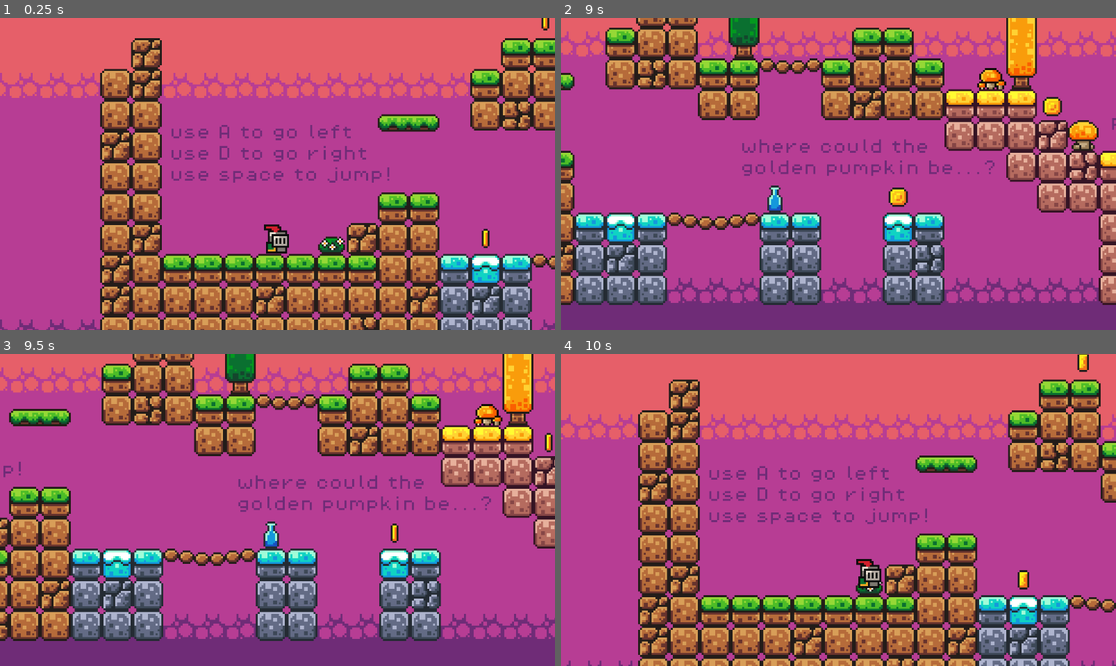
Above: before the commit, frames 1-4 (two rows, left to right).
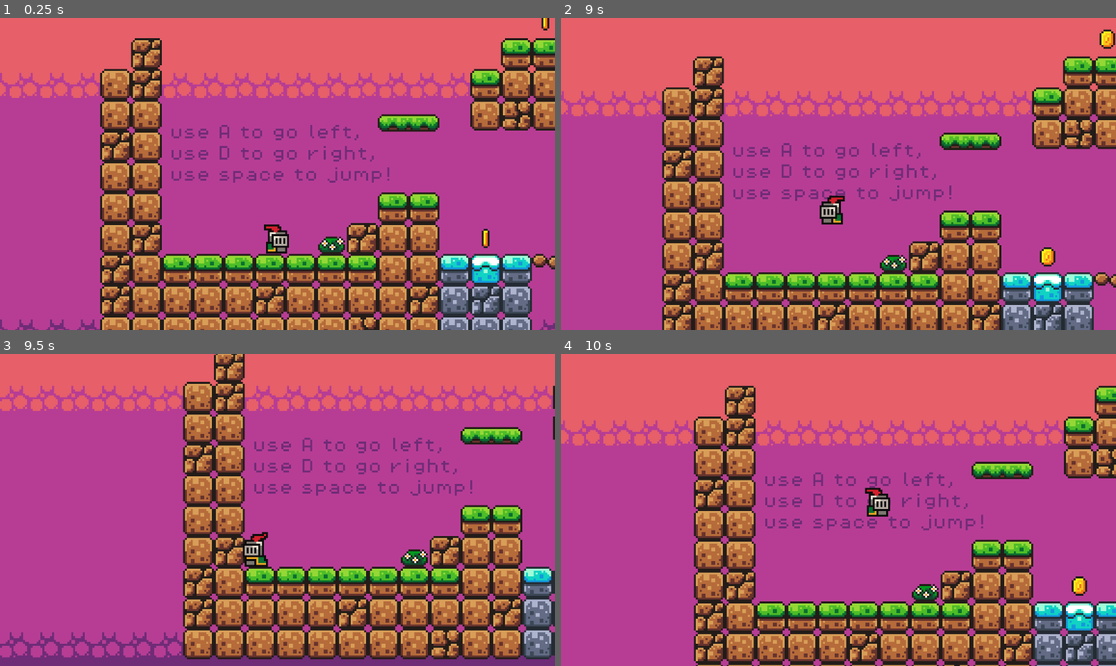
Above: after the commit, the same moments.

Repository: bubunyun/knight-game
Game: Godot game, scene res://scenes/game.tscn
Two runs of this game, one before a commit and one after it. Both use one fixed random seed, a clock stepped at 60 frames per second and the inputs below.
Inputs:
- Up to frame 1 (0.25 s): no input
- Up to frame 2 (9 s): hold D (move_right) 0.53-2.03 s; tap Space (jump) at 0.77, 1.52, 3.02, 3.77, 4.52, 6.02, 6.77, 7.52 s; hold A (move_left) 2.03-4.28 s; hold D (move_right) 4.28-8.03 s; hold A (move_left) from 8.03 s (still down)
- Up to frame 3 (9.5 s): keep holding A (move_left); tap Space (jump) at 9.02 s
- Up to frame 4 (10 s): release A (move_left) at 9.53 s; hold D (move_right) from 9.53 s (still down); tap Space (jump) at 9.77 s

The runs differ from the first frame. In frame 1, less than 0.1% of the frame differs, in the area x 63-68%, y 37-47%; in frame 2, 68%, in the area x 0-100%, y 0-100%; in frame 3, 63%; in frame 4, 46%.

Commit message:
reduce game over timer

Diff:
--- a/scenes/game.tscn
+++ b/scenes/game.tscn
@@ -237,9 +237,7 @@
 metadata/_edit_use_anchors_ = true
 
 [node name="Timer" type="Timer" parent="GameManager"]
-
-[node name="Slime" parent="." instance=ExtResource("6_p57ef")]
-position = Vector2(442, 30)
+wait_time = 0.6
 
 [node name="TileMapLayers" type="Node" parent="."]
 
@@ -256,7 +254,6 @@
 tile_set = SubResource("TileSet_lbhrr")
 
 [node name="Player" parent="." instance=ExtResource("1_uwrxv")]
-unique_name_in_owner = true
 position = Vector2(-84, 7)
 
 [node name="Camera2D" type="Camera2D" parent="Player"]
@@ -325,6 +322,9 @@
 }
 autoplay = "move"
 
+[node name="Slime" parent="." instance=ExtResource("6_p57ef")]
+position = Vector2(445, 32)
+
 [node name="Labels" type="Node" parent="."]
 
 [node name="Label" type="Label" parent="Labels"]
@@ -335,8 +335,8 @@
 theme_override_colors/font_color = Color(0.435294, 0.172549, 0.466667, 1)
 theme_override_fonts/font = ExtResource("7_u5sy4")
 theme_override_font_sizes/font_size = 8
-text = "use A to go left
-use D to go right
+text = "use A to go left,
+use D to go right,
 use space to jump!"
 
 [node name="Label5" type="Label" parent="Labels"]
--- a/scripts/game_manager.gd
+++ b/scripts/game_manager.gd
@@ -3,7 +3,6 @@
 
 var score = 0
 @onready var score_label: Label = $ScoreLabel
-@onready var player: CharacterBody2D = %Player
 @onready var timer: Timer = $Timer
 
 
